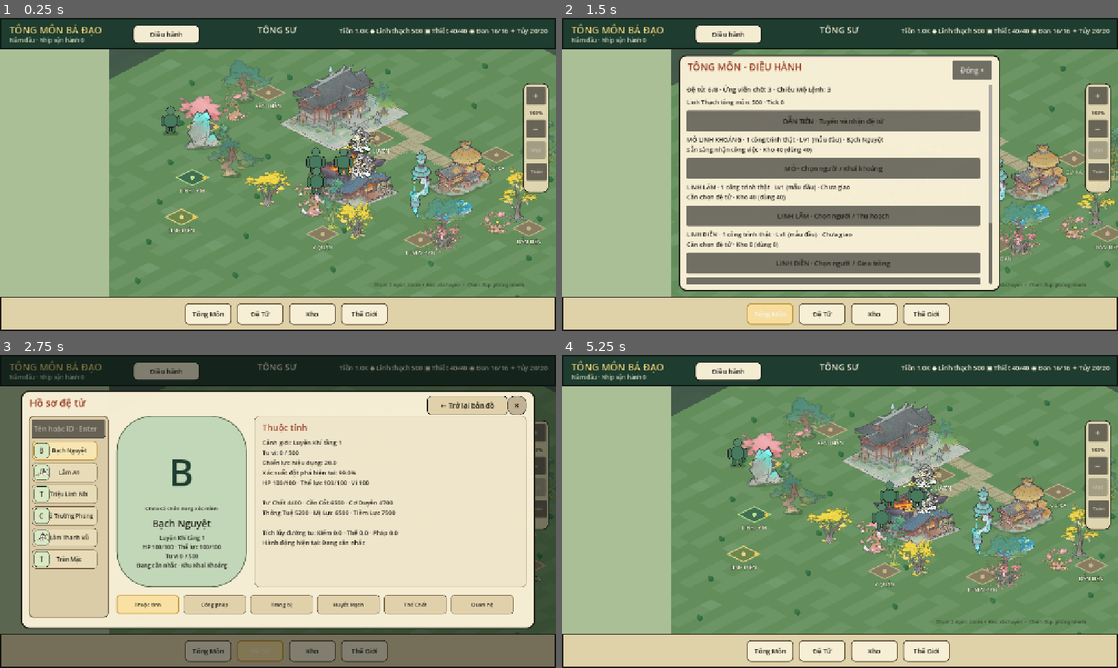
Above: before the commit, frames 1-4 (two rows, left to right).
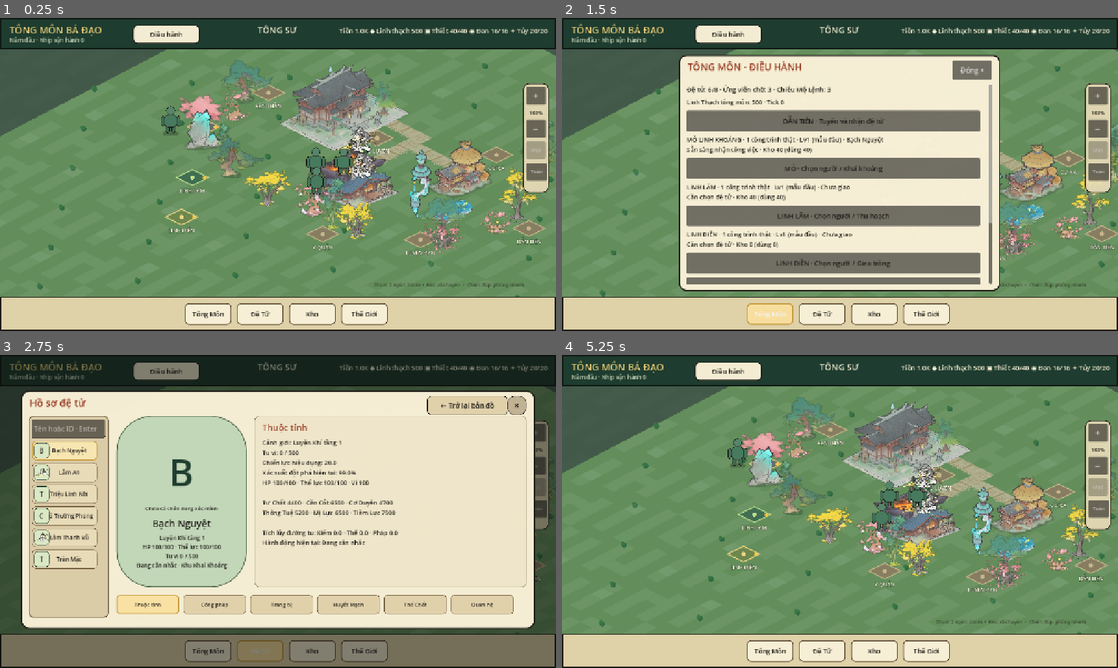
Above: after the commit, the same moments.

Repository: vuanhtuan161094-byte/TongMonBaDao
Game: Godot game, scene res://scenes/p3/p3_2_landscape_sect.tscn
The game is run twice, just before and just after one commit, with the same random seed, the same clock (stepped at 60 frames per second) and the same inputs.
Inputs (mouse positions are in pixels of both pictures, inside the frame that each line leads up to):
- Up to frame 1 (0.25 s): no input
- Up to frame 2 (1.5 s): click (739, 115) at 0.52 s; click "Tông Môn" at 1.25 s
- Up to frame 3 (2.75 s): click "Đệ Tử" at 2 s
- Up to frame 4 (5.25 s): click (628, 430) at 2.77 s; type "12" at 2.85 s; click "Kho" at 3.5 s; click "Thế Giới" at 4.25 s; click "← Trở lại bản đồ" at 5 s

The runs differ from the first frame. In frame 1, 16% of the frame differs, in the area x 0-20%, y 10-90%; in frame 2, 19%, in the area x 0-100%, y 10-90%; in frame 3, 3.4%; in frame 4, 16%.

Commit message:
fix(map25): fill landscape viewport with the isometric world [skip ci]

Diff:
--- a/godot/src/presentation/p3/sect_isometric_world_v1.gd
+++ b/godot/src/presentation/p3/sect_isometric_world_v1.gd
@@ -9,8 +9,8 @@
 const STARTER := Rect2i(72,72,48,48)
 const HALF_W := 25.0
 const HALF_H := 13.0
-const VIEW_SIZE := Vector2(1028,570)
-const MAP_SCREEN_OFFSET := Vector2(252,72)
+const VIEW_SIZE := Vector2(1280,570)
+const MAP_SCREEN_OFFSET := Vector2(0,72)
 const LEGACY_ANCHOR := Vector2(768,354)
 const CENTER_CELL := Vector2(90,92)
 const TYPE_ANCHORS := {
--- a/godot/src/presentation/p3/sect_map_camera.gd
+++ b/godot/src/presentation/p3/sect_map_camera.gd
@@ -2,7 +2,7 @@
 extends RefCounted
 
 const WORLD_SIZE := Vector2(1280.0, 720.0)
-const VIEW_RECT := Rect2(Vector2(252.0, 72.0), Vector2(1028.0, 570.0))
+const VIEW_RECT := Rect2(Vector2(0.0, 72.0), Vector2(1280.0, 570.0))
 
 const MIN_ZOOM := 0.75
 const DEFAULT_ZOOM := 1.0
--- a/godot/src/presentation/p3_2_landscape_sect.gd
+++ b/godot/src/presentation/p3_2_landscape_sect.gd
@@ -121,7 +121,7 @@
     move_child(iso_view_container,map_layer.get_index())
     iso_viewport = SubViewport.new()
     iso_viewport.name = "SectMainIsoSubViewport"
-    iso_viewport.size = Vector2i(1028,570)
+    iso_viewport.size = Vector2i(1280,570)
     # Only camera movement and building-layout changes invalidate this static map.
     # The moving disciple actors remain outside the map SubViewport.
     iso_viewport.render_target_update_mode = SubViewport.UPDATE_ONCE
--- a/godot/tests/presentation/sect_iso_main_integration_test.gd
+++ b/godot/tests/presentation/sect_iso_main_integration_test.gd
@@ -36,7 +36,7 @@
         _fail("isometric texture overpaints avatar/map interaction layer")
         return
     if (
-        sub.size != Vector2i(1028,570)
+        sub.size != Vector2i(1280,570)
         or iso.GRID != Vector2i(192,192)
         or iso.CHUNK != 16
         or iso.STARTER != Rect2i(72,72,48,48)
